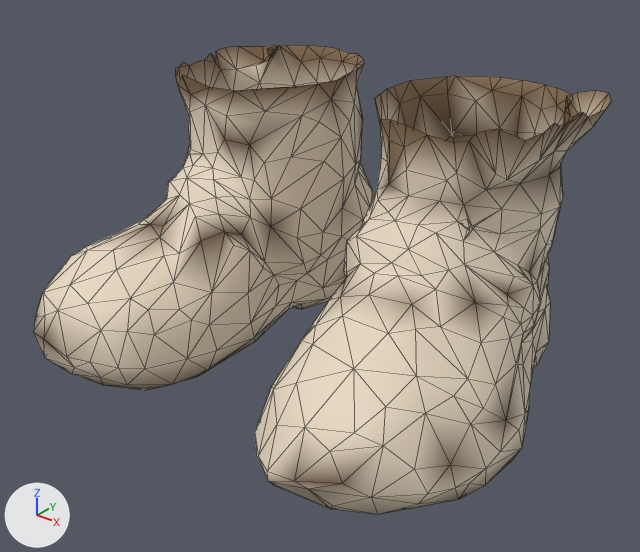
What one commit did to the glTF model assets_src/armor/kargan_1/leather_a_feet.glb.
The view is the same before and after, from a 50 mm lens placed at (0.465, -0.619, 0.427), pointed at (0.017, -0.058, 0.079). Arrows for +X, +Y and +Z are at lower left; the lights stay in place. The picture after the commit comes second. Mesh edges are drawn as thin lines. Vertices at exactly the same position are counted once.

In view in the first picture: 'leather_a_feet'.
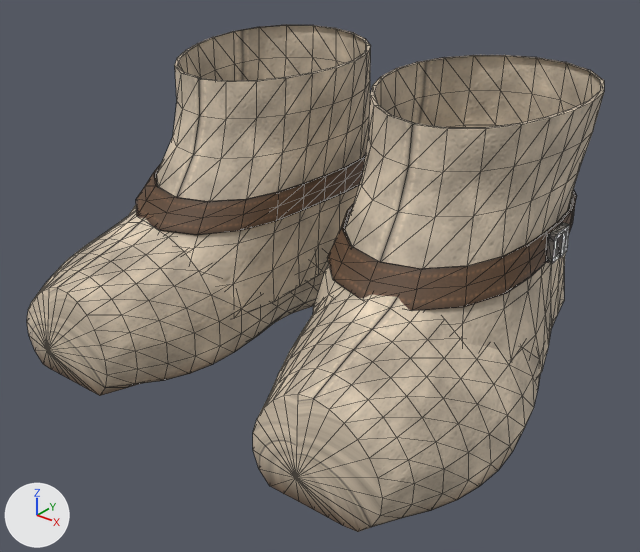
Changed parts and their boxes (x1, y1, x2, y2) in the pictures (640 x 552 px):
'leather_a_feet', surface changed, reshaped (8% taller)
    before: (33, 45, 611, 514)
    after: (27, 25, 604, 532)
part 1 of me_leather_a_feet, rebuilt
    before: (255, 76, 611, 514)
    after: (253, 290, 540, 532)
part 2 of me_leather_a_feet, rebuilt
    before: (33, 45, 373, 390)
    after: (27, 211, 326, 396)
part 3 of me_leather_a_feet, added (beige)
    after: (313, 55, 604, 377)
part 4 of me_leather_a_feet, added (brown)
    after: (128, 25, 371, 314)
part 5 of me_leather_a_feet, added (brown)
    after: (328, 190, 577, 311)
part 6 of me_leather_a_feet, added (brown)
    after: (136, 156, 365, 235)
part 7 of me_leather_a_feet, added
    after: (546, 223, 570, 264)
part 8 of me_leather_a_feet, added
    after: (556, 230, 566, 258)

The change, as a list of edits to the scene's bpy script:
```text
Change mat_leather:
    remove # nodes: BsdfPrincipled, OutputMaterial, VertexColor
    nodes: BsdfPrincipled, Mix, NormalMap, OutputMaterial, SeparateColor, TexImage x3, VertexColor
    uses the picture img_leather_c_png
    uses the picture img_leather_n_png
    uses the picture img_leather_orm_png
Add mat_iron:
    mat_iron = bpy.data.materials.new('iron')
    mat_iron.use_nodes = True; mat_iron.node_tree.nodes.clear()
    _N = mat_iron.node_tree.nodes; _L = mat_iron.node_tree.links
    n0 = _N.new('ShaderNodeBsdfPrincipled'); n0.name = 'Principled BSDF'
    n0.inputs[1].default_value = 1.0  # 'Metallic'
    n0.inputs[2].default_value = 0.48  # 'Roughness'
    n1 = _N.new('ShaderNodeOutputMaterial'); n1.name = 'Material Output'
    n2 = _N.new('ShaderNodeVertexColor'); n2.name = 'Color Attribute'
    _L.new(n0.outputs[0], n1.inputs[0])  # 'BSDF' to 'Surface'
    _L.new(n2.outputs[0], n0.inputs[0])  # 'Color' to 'Base Color'
Add mat_strap:
    mat_strap = bpy.data.materials.new('strap')
    # uses the picture img_strap_c_png
    # uses the picture img_strap_n_png
    # uses the picture img_strap_orm_png
Change me_leather_a_feet:
    remove me_leather_a_feet.from_pydata(...)  # 690 vertices, 1299 faces; spans x -0.235..0.234, y -0.244..0.144, z -0.01..0.241
    add me_leather_a_feet.from_pydata(...)  # 1452 vertices, 2712 faces; spans x -0.238..0.236, y -0.244..0.153, z -0.01..0.256
    me_leather_a_feet part 1: the loose piece of 362 vertices spanning x 0.023..0.234, y -0.244..0.143, z -0.01..0.241 is rebuilt with 386 vertices and now spans x 0.021..0.236, y -0.243..0.153, z -0.01..0.162
    me_leather_a_feet part 2: the loose piece of 328 vertices spanning x -0.235..-0.018, y -0.239..0.144, z -0.01..0.238 is rebuilt with 386 vertices and now spans x -0.238..-0.019, y -0.244..0.153, z -0.01..0.163
    me_leather_a_feet part 3: a new loose piece of 198 vertices spanning x 0.016..0.227, y -0.166..0.15, z 0.034..0.256, in mat_leather
    me_leather_a_feet part 4: a new loose piece of 198 vertices spanning x -0.224..-0.012, y -0.174..0.151, z 0.034..0.256, in mat_leather
    me_leather_a_feet part 5: a new loose piece of 110 vertices spanning x 0.02..0.204, y -0.129..0.134, z 0.114..0.16, in mat_strap
    me_leather_a_feet part 6: a new loose piece of 110 vertices spanning x -0.202..-0.016, y -0.131..0.136, z 0.113..0.16, in mat_strap
    me_leather_a_feet part 7: a new loose piece of 24 vertices spanning x 0.201..0.207, y 0.0..0.029, z 0.125..0.151, in mat_iron
    me_leather_a_feet part 8
    8 vertices are added at x -0.209..0.203, y 0.007..0.018, z 0.127..0.149
    8 new vertices lie (0.006, 0.0, 0.0) away from vertices in x -0.209..0.203, y 0.007..0.018, z 0.127..0.149
    24 new faces join them, mat_iron
    other edits to the shape of me_leather_a_feet do not show in these pictures
    add me_leather_a_feet.materials.append(mat_iron)
    add me_leather_a_feet.materials.append(mat_strap)
```
